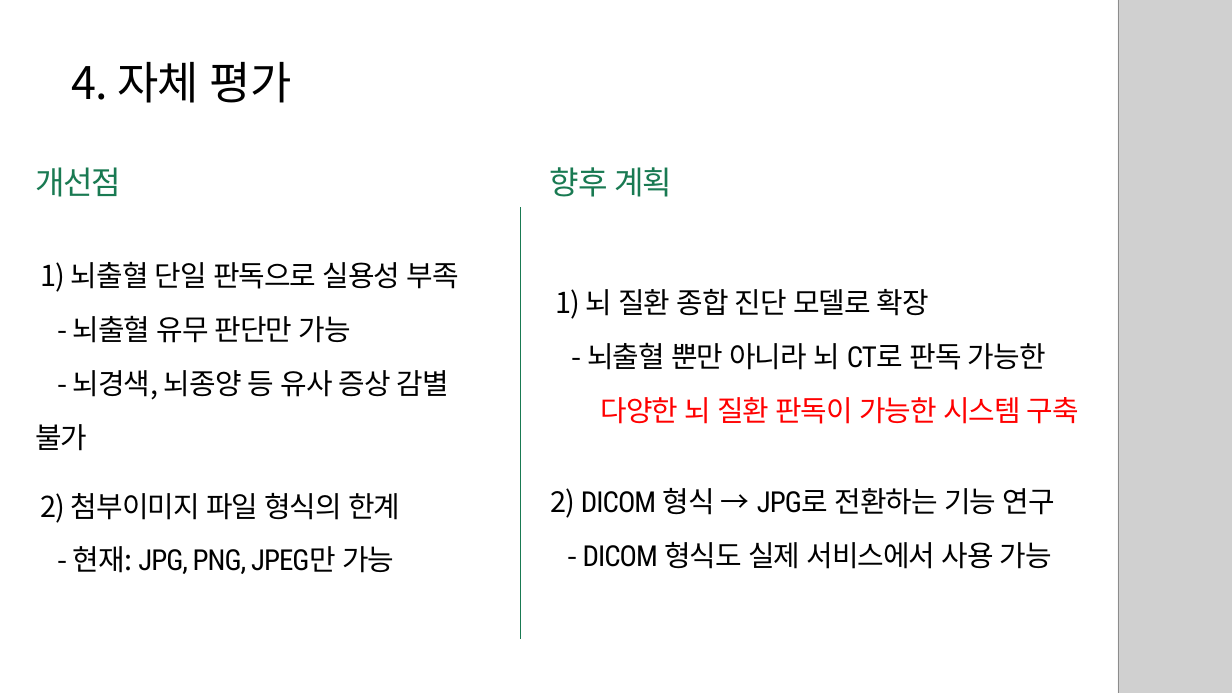
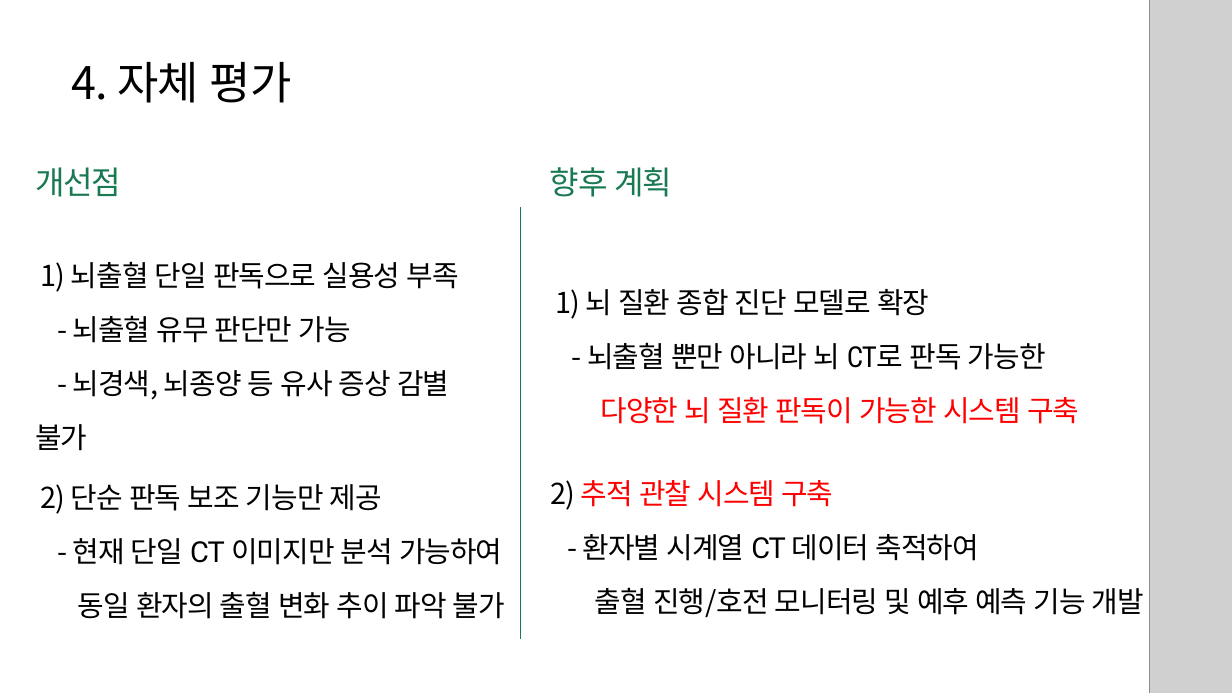
Before and after one commit to parkahjin/brain-hemorrhage, a slide deck: slide 23 of Slide/B팀_Claude_뇌출혈 조기 진단 프로젝트.pptx. Drawn at 1232x693 pixels with LibreOffice and Linux fonts; fonts in the diff are those of the drawing; grey boxes stand for pictures. Boxes give left, top, right and bottom in pixels: in the first picture for what was removed or moved away, otherwise in the second. Text is boxed around its words. In the diff, an @@ line names an element or a change of style, - is before the commit and + after.

```diff
--- a/Slide/B팀_Claude_뇌출혈 조기 진단 프로젝트.pptx
+++ b/Slide/B팀_Claude_뇌출혈 조기 진단 프로젝트.pptx
@@ picture: place and size @@
-picture at [1118, 0, 1232, 693]
+picture at [1149, 0, 1232, 693]
@@ text at [41, 484, 505, 619]: text changed @@
-2) 첨부이미지 파일 형식의 한계
-- 현재: JPG, PNG, JPEG만 가능
+2) 단순 판독 보조 기능만 제공
+- 현재 단일 CT 이미지만 분석 가능하여
+동일 환자의 출혈 변화 추이 파악 불가
@@ text at [551, 480, 1144, 618]: text changed @@
-2) DICOM 형식 → JPG로 전환하는 기능 연구
-- DICOM 형식도 실제 서비스에서 사용 가능
+2) 추적 관찰 시스템 구축
+- 환자별 시계열 CT 데이터 축적하여
+출혈 진행/호전 모니터링 및 예후 예측 기능 개발
```
Also in this commit, not shown: 15 other slides changed, 1 slide added, 5 other files.
